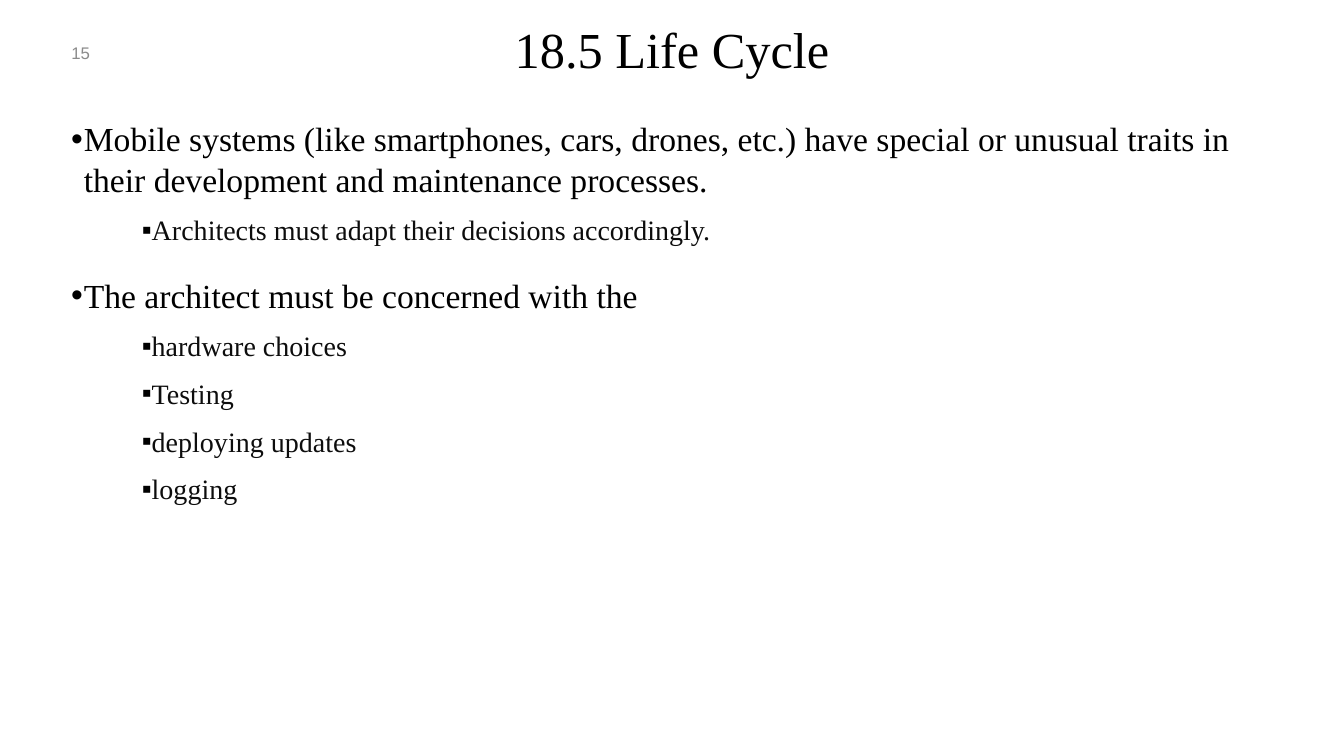
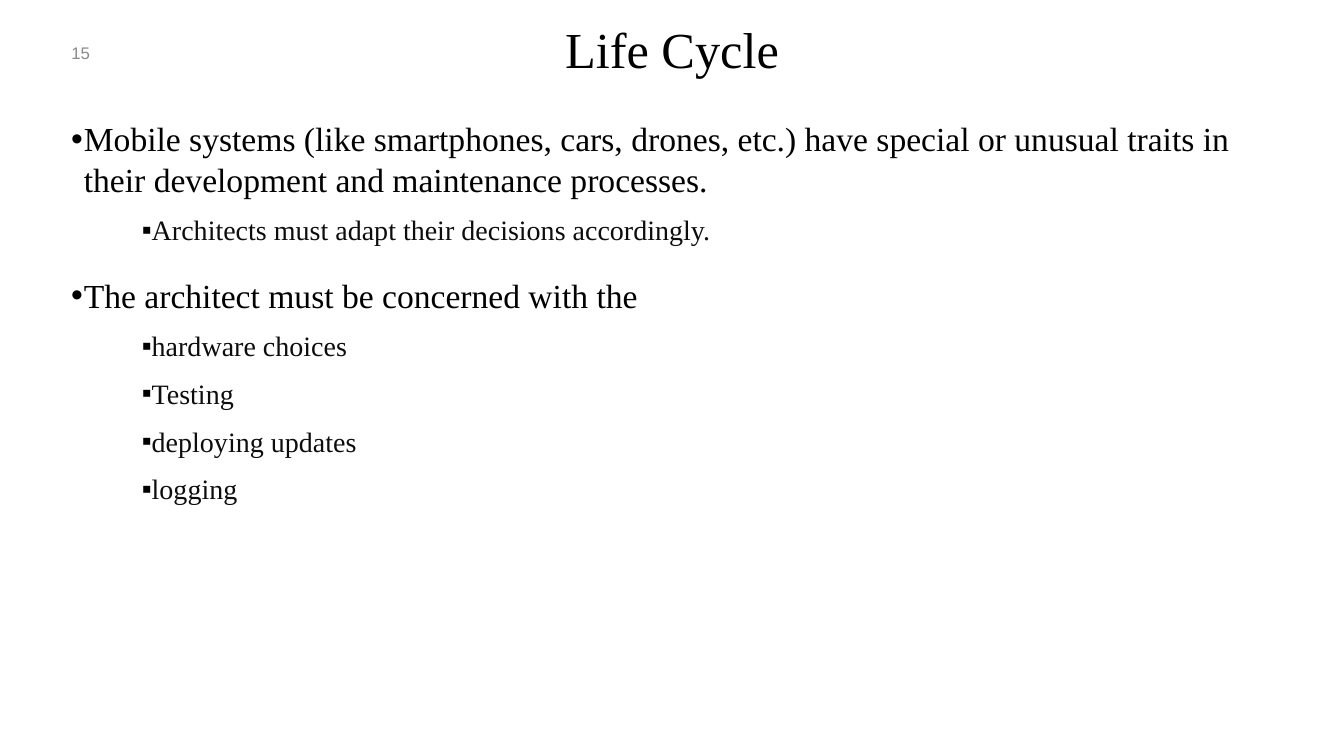
Before and after one commit to mohamad-khorsandi/slides-of-software-architecture-in-practice-4th-ed, a slide deck: slide 15 of chapter 18.pptx. Drawn at 1344x756 pixels with LibreOffice and Linux fonts; fonts in the diff are those of the drawing; background and template pictures are left out. Boxes give left, top, right and bottom in pixels: in the first picture for what was removed or moved away, otherwise in the second. Text is boxed around its words. In the diff, an @@ line names an element or a change of style, - is before the commit and + after.

```diff
--- a/chapter 18.pptx
+++ b/chapter 18.pptx
@@ title at (x1=565, y1=32, x2=778, y2=79): text changed @@
-18.5 Life Cycle
+Life Cycle
```
Also in this commit, not shown: 11 other slides changed, 12 other files.
